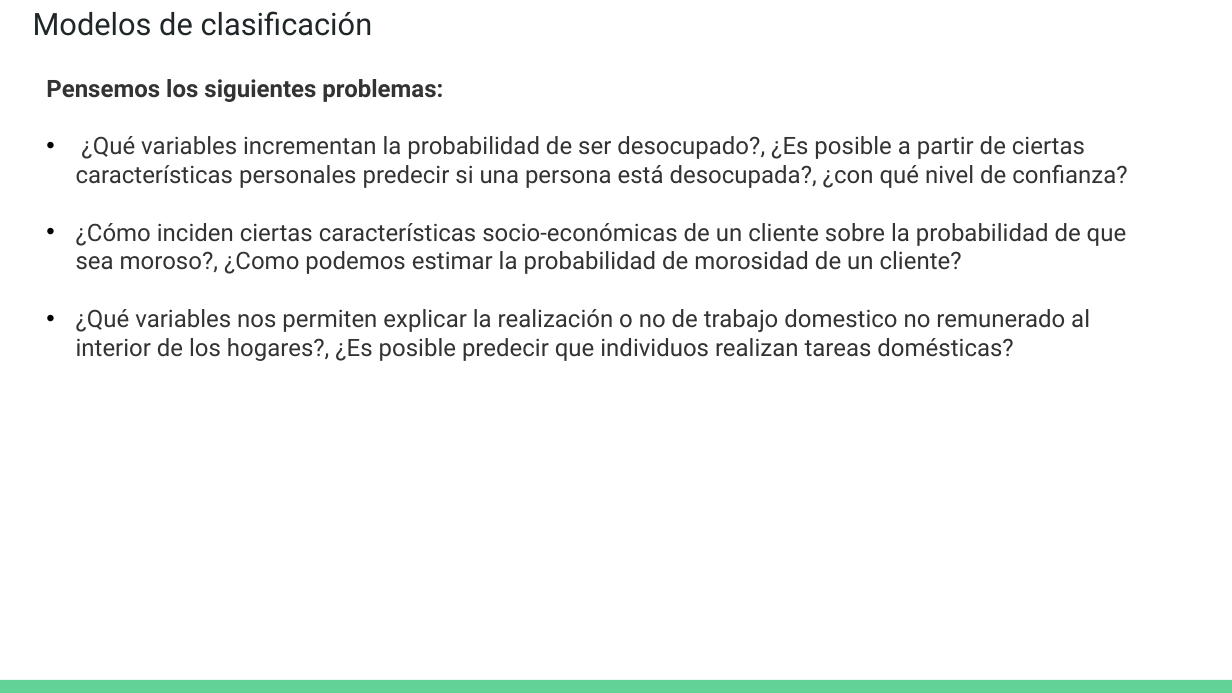
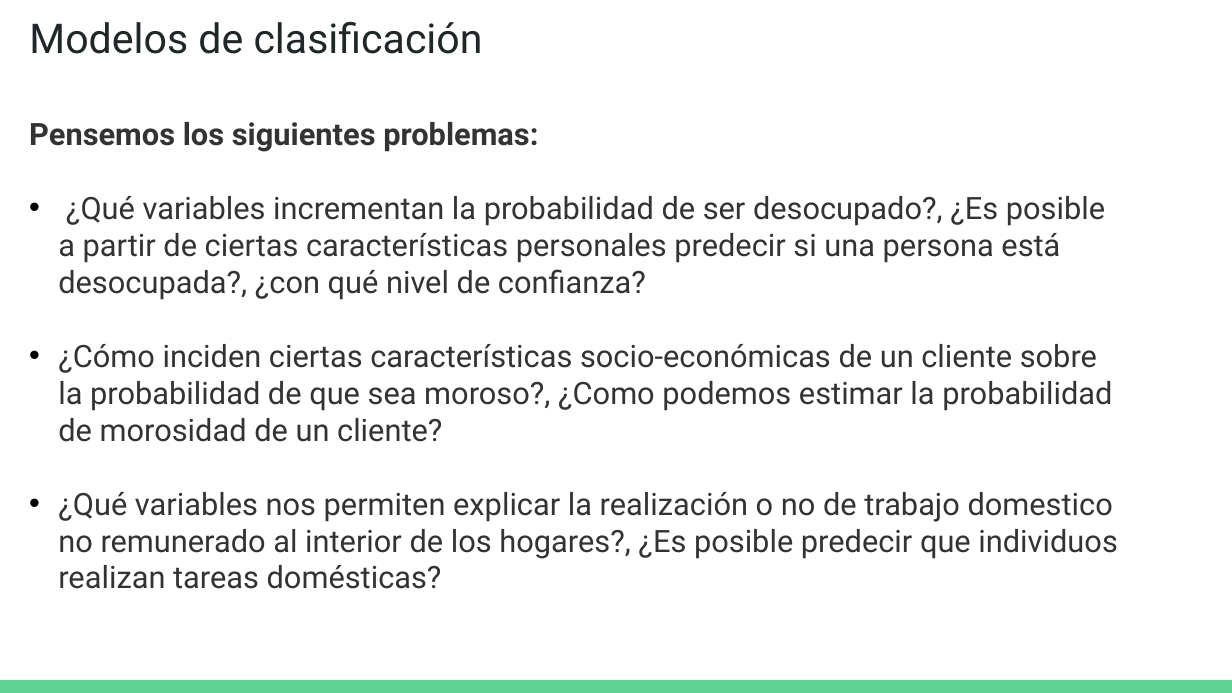
Before and after one commit to DCSCyHD/2023_modulo_3, a slide deck: slide 4 of clase4/teoricas_4a6.pptx. Drawn at 1232x693 pixels with LibreOffice and Linux fonts; fonts in the diff are those of the drawing. Boxes give left, top, right and bottom in pixels: in the first picture for what was removed or moved away, otherwise in the second. Text is boxed around its words. In the diff, an @@ line names an element or a change of style, - is before the commit and + after.

```diff
--- a/clase4/teoricas_4a6.pptx
+++ b/clase4/teoricas_4a6.pptx
@@ text "Modelos de clasificación" at box(29, 21, 483, 54): size 18 to 24 pt; line spacing 0.8 to 1 @@
@@ text "Pensemos los siguientes problemas:": place and size @@
-text "Pensemos los siguientes problemas:" at box(46, 79, 1127, 361)
+text "Pensemos los siguientes problemas:" at box(29, 122, 1117, 589)
@@ text "Pensemos los siguientes problemas:" at box(29, 122, 1117, 589): size 14 to 18 pt @@
```
Also in this commit, not shown: 8 other slides changed, 5 other files.
